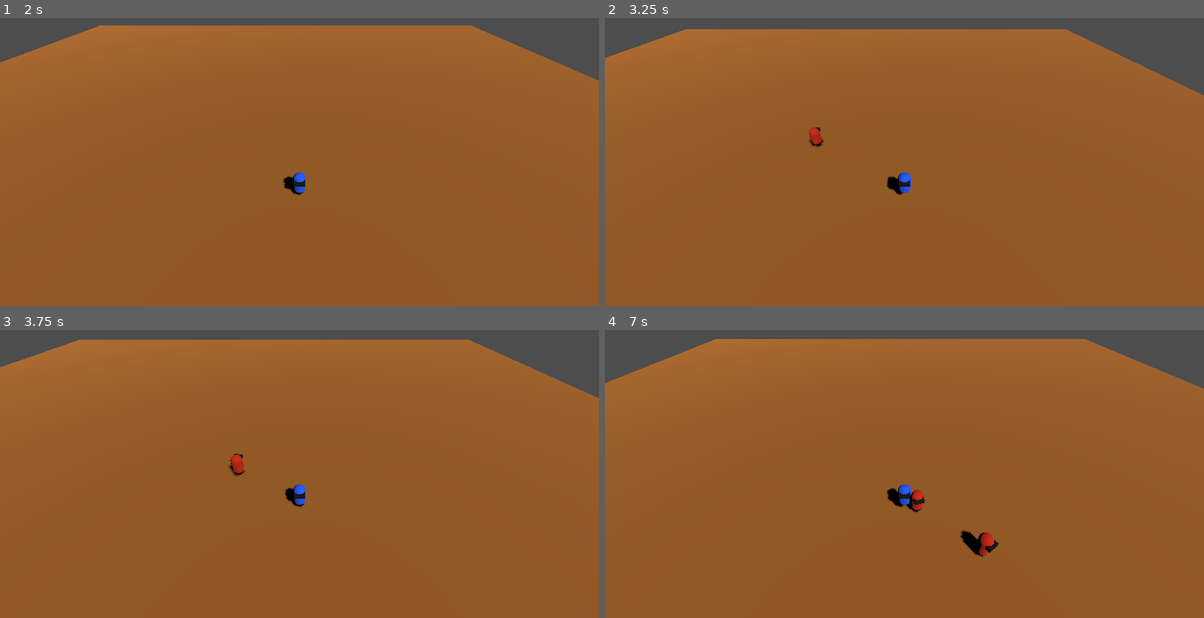
Above: before the commit, frames 1-4 (two rows, left to right).
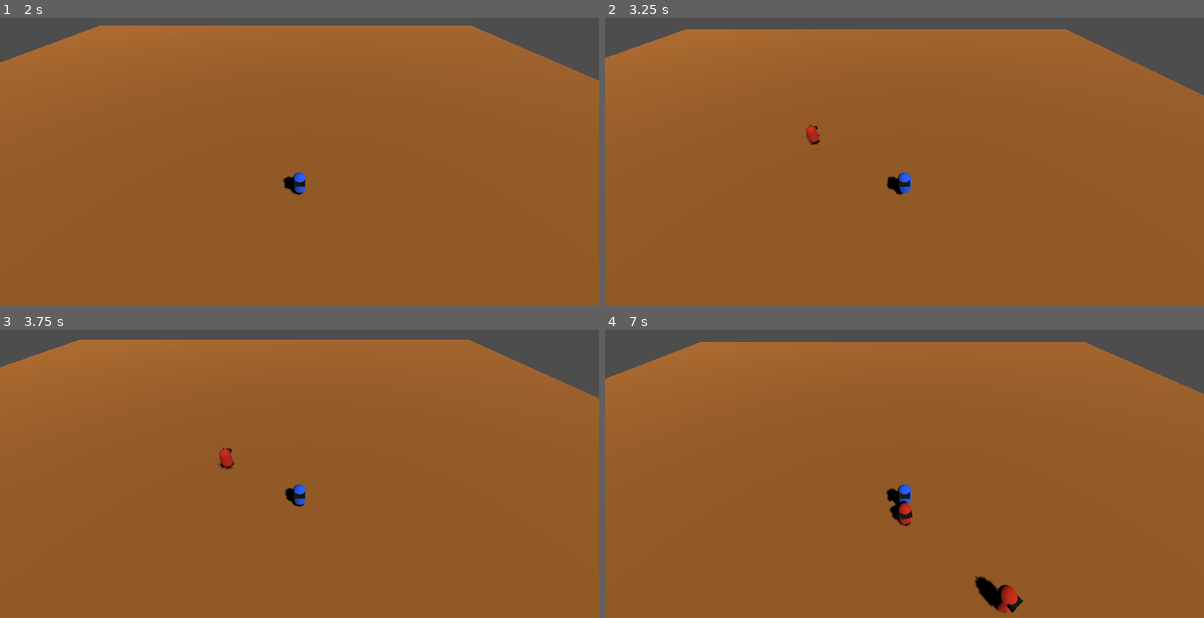
Above: after the commit, the same moments.

Repository: YUChoe/roguelike.io.v1
Game: Godot game, scene res://floor.tscn
The game is run twice, just before and just after one commit, with the same random seed, the same clock (stepped at 60 frames per second) and the same inputs.
Inputs:
- Up to frame 1 (2 s): tap Enter (ui_accept) at 0.5, 0.77, 1.52 s; hold Right (ui_right) 0.53-1.28 s; hold Down (ui_down) from 1.28 s (still down)
- Up to frame 2 (3.25 s): release Down (ui_down) at 2.03 s; hold Right (ui_right) 2.03-2.78 s; hold Up (ui_up) from 2.78 s (still down); tap Enter (ui_accept) at 3.02 s
- Up to frame 3 (3.75 s): release Up (ui_up) at 3.53 s; hold Left (ui_left) from 3.53 s (still down)
- Up to frame 4 (7 s): tap Enter (ui_accept) at 3.77, 4.52, 6.02, 6.77 s; release Left (ui_left) at 5.03 s; hold Down (ui_down) 5.03-5.78 s; hold Right (ui_right) 5.78-6.53 s; hold Up (ui_up) from 6.53 s (still down)

Frame 1 is identical in both runs. In frame 2, 0.1% of the frame differs, in the area x 33-37%, y 37-46%; in frame 3, 0.3%; in frame 4, 2.5%, in the area x 0-100%, y 3-99%.

Commit message:
enemy hit and jump

Diff:
--- a/Enemy.gd
+++ b/Enemy.gd
@@ -3,13 +3,27 @@
 const speed_scale = 0.1
 var PL
 var HP = 100
+const JUMP_VELOCITY = 5.0 * 2
+var jumping = false
+var gravity = ProjectSettings.get_setting("physics/3d/default_gravity")
 
 func _ready():
 	set_deferred("disabled", false)
 	add_to_group("enemies")
 
 func _physics_process(delta):
-	velocity = (PL.position - position).normalized() * speed_scale / delta
+
+	if jumping or not is_on_floor():
+		if jumping:
+			velocity.y = JUMP_VELOCITY
+			jumping = false
+		else:
+			velocity.y -= gravity * delta * 4
+		velocity.x *= -1
+		velocity.z *= -1
+	else:
+		velocity = (PL.position - position).normalized() * speed_scale / delta
+
 	move_and_slide()
 
 func initialize(start_position, player):
@@ -19,6 +33,7 @@
 
 func hit():
 	# TODO: by who, damage etc
+	jumping = true
 	HP -= 50
 	print('hit ', HP)
 
